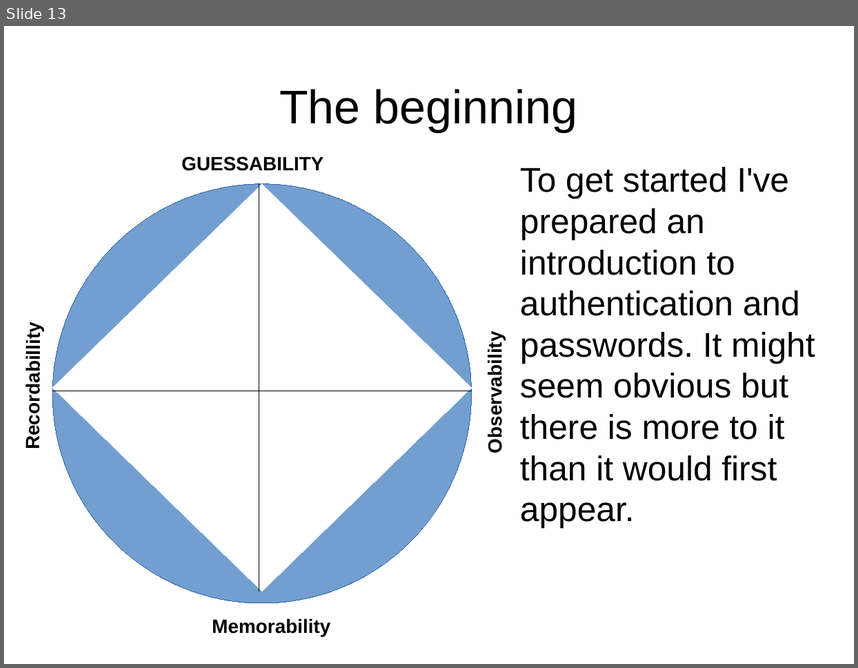
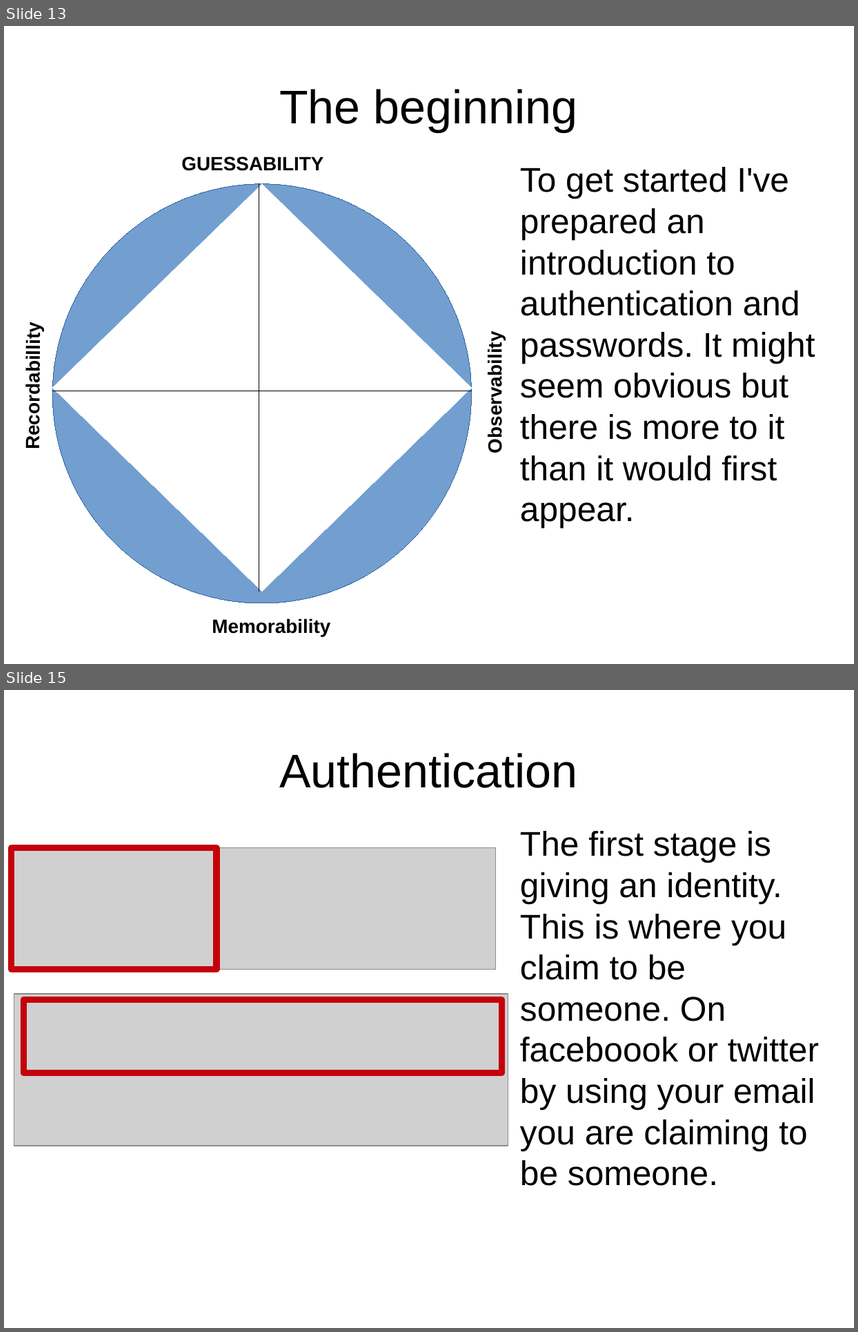
Before and after one commit to EuanCockburn/HCSpasswordgroup, a slide deck: 'Story board'.odp. Shown one above the other, each under a label of ours: slide 13 before the commit, slides 13 and 15 after it; the slides between them are not shown. The pictures are 858x668 and 858x1332 pixels, drawn with LibreOffice and Linux fonts; fonts in the diff are those of the drawing; grey boxes stand for pictures. Boxes give left, top, right and bottom in pixels: in the first picture for what was removed or moved away, otherwise in the second. Text is boxed around its words. In the diff, an @@ line names an element or a change of style, - is before the commit and + after.

```diff
--- a/'Story board'.odp
+++ b/'Story board'.odp
@@ slide 15 added at [4,690,854,1328], background #FFFFFF @@
@@ title added at [279,753,577,788], 44 pt, text #000000 @@
+Authentication
@@ text added at [520,831,819,1185], 32 pt, text #000000 @@
+The first stage is giving an identity. This is where you claim to be someone. On faceboook or twitter by using your email you are claiming to be someone.
@@ picture added at [12,848,496,969] @@
@@ rectangle added at [12,848,217,969], outline #C5000B 6.01 pt @@
@@ picture added at [14,994,508,1146] @@
@@ rectangle added at [23,1000,501,1073], outline #C5000B 6.01 pt @@
```
Also in this commit, not shown: 1 other slide added, 3 other files.
